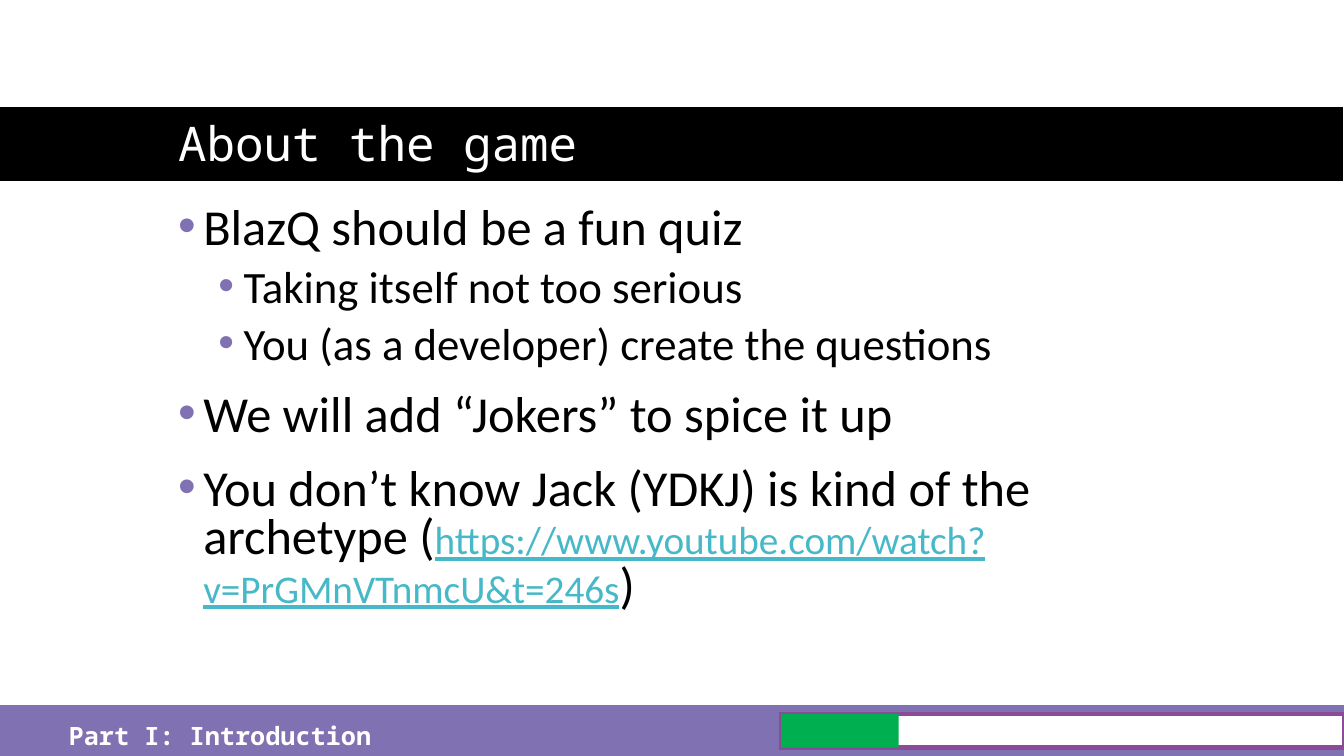
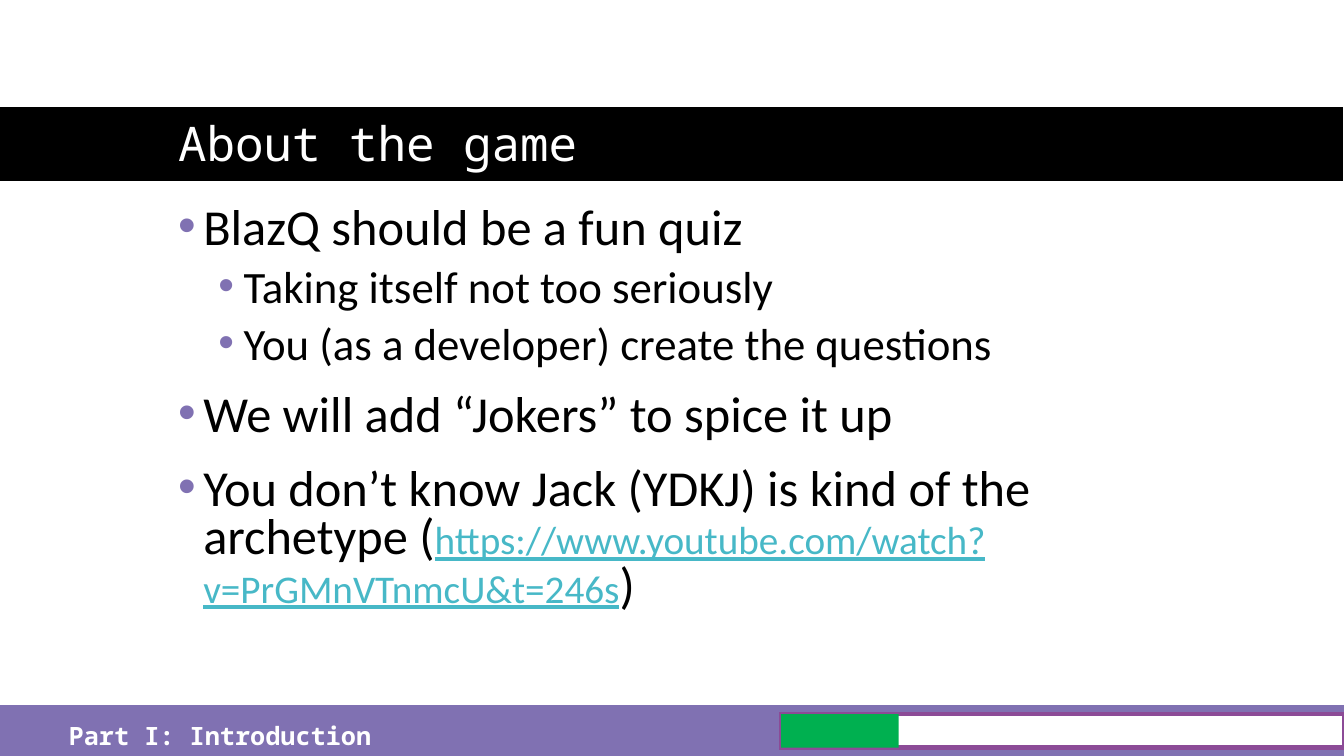
Before and after one commit to just-the-benno/BlazQ, a slide deck: slide 9 of episode1/media/slides-episode-1.pptx. Drawn at 1344x756 pixels with LibreOffice and Linux fonts; fonts in the diff are those of the drawing; background and template pictures are left out. Boxes give left, top, right and bottom in pixels: in the first picture for what was removed or moved away, otherwise in the second. Text is boxed around its words. In the diff, an @@ line names an element or a change of style, - is before the commit and + after.

Commit message:
correct spelling in slides ep01

```diff
--- a/episode1/media/slides-episode-1.pptx
+++ b/episode1/media/slides-episode-1.pptx
@@ text at (x1=244, y1=272, x2=773, y2=311): text changed @@
-  • Taking itself not too serious
+  • Taking itself not too seriously
```
Also in this commit, not shown: 19 other slides changed, 2 other files.
